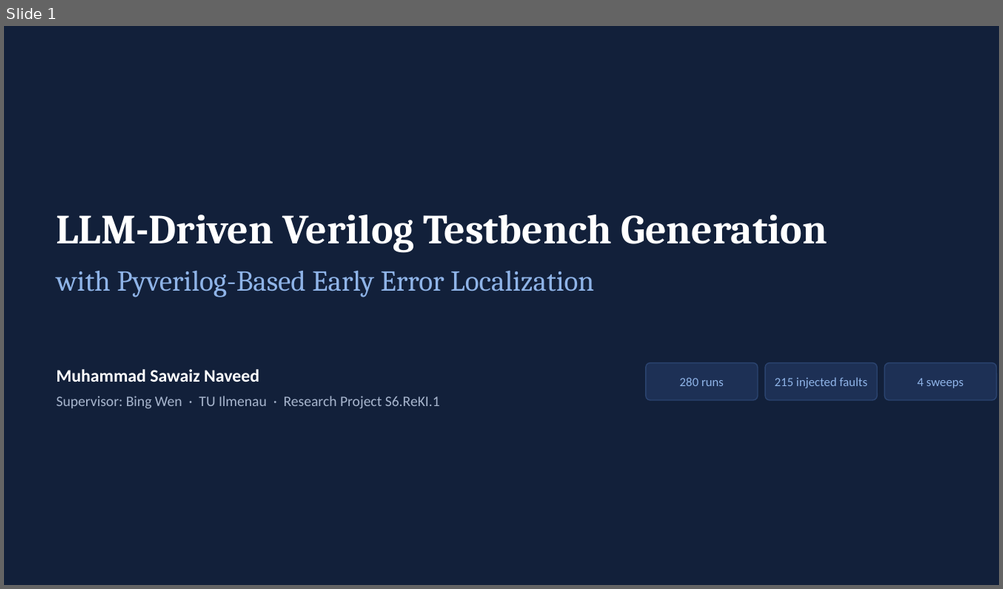
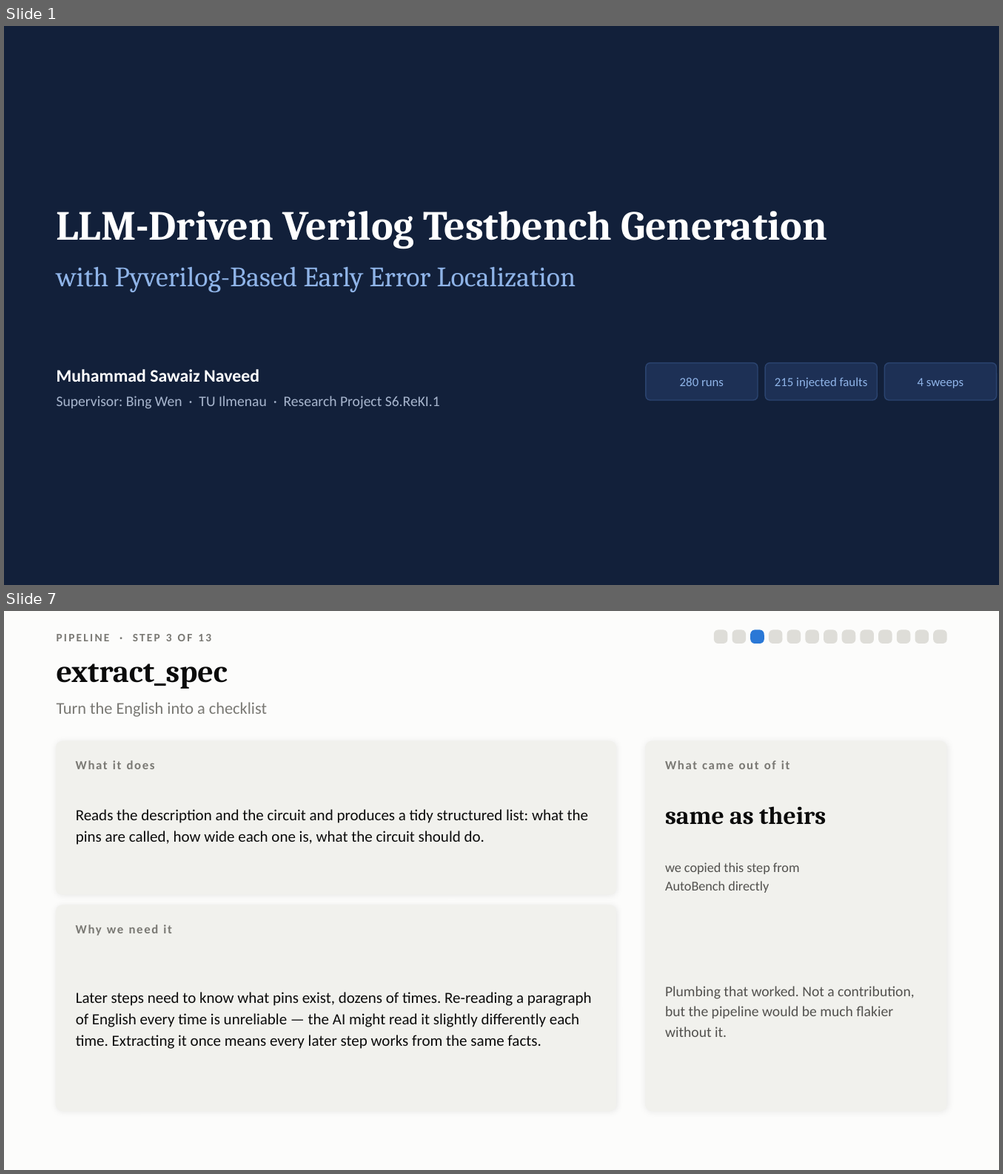
Before and after one commit to Sawaiz-zip/agentic-verilog-testbench, a slide deck: docs/presentation.pptx. Shown one above the other, each under a label of ours: slide 1 before the commit, slides 1 and 7 after it; the slides between them are not shown. The pictures are 1003x589 and 1003x1174 pixels, drawn with LibreOffice and Linux fonts; fonts in the diff are those of the drawing. Boxes give left, top, right and bottom in pixels: in the first picture for what was removed or moved away, otherwise in the second. Text is boxed around its words. In the diff, an @@ line names an element or a change of style, - is before the commit and + after.

```diff
--- a/docs/presentation.pptx
+++ b/docs/presentation.pptx
@@ slide 7 added at (4,611,999,1170), background #FCFCFB @@
@@ rounded rectangle added at (714,630,727,643), fill #DEDDD8, outline #DEDDD8 1 pt @@
@@ rounded rectangle added at (733,630,745,643), fill #DEDDD8, outline #DEDDD8 1 pt @@
@@ rounded rectangle added at (751,630,763,643), fill #2A78D6, outline #2A78D6 1 pt @@
@@ rounded rectangle added at (769,630,782,643), fill #DEDDD8, outline #DEDDD8 1 pt @@
@@ rounded rectangle added at (788,630,800,643), fill #DEDDD8, outline #DEDDD8 1 pt @@
@@ rounded rectangle added at (805,630,818,643), fill #DEDDD8, outline #DEDDD8 1 pt @@
@@ rounded rectangle added at (824,630,836,643), fill #DEDDD8, outline #DEDDD8 1 pt @@
@@ rounded rectangle added at (842,630,854,643), fill #DEDDD8, outline #DEDDD8 1 pt @@
@@ rounded rectangle added at (860,630,874,643), fill #DEDDD8, outline #DEDDD8 1 pt @@
@@ rounded rectangle added at (879,630,891,643), fill #DEDDD8, outline #DEDDD8 1 pt @@
@@ rounded rectangle added at (897,630,910,643), fill #DEDDD8, outline #DEDDD8 1 pt @@
@@ rounded rectangle added at (915,630,928,643), fill #DEDDD8, outline #DEDDD8 1 pt @@
@@ rounded rectangle added at (933,630,946,643), fill #DEDDD8, outline #DEDDD8 1 pt @@
@@ text added at (57,634,211,641), 11 pt, text #7A7974, bold @@
+PIPELINE · STEP 3 OF 13
@@ text added at (57,664,227,689), 30 pt, text #0B0B0B, bold @@
+extract_spec
@@ text added at (57,702,267,717), 16 pt, text #7A7974 @@
+Turn the English into a checklist
@@ rounded rectangle added at (57,741,616,894), fill #F1F1ED, outline #F1F1ED 1 pt @@
@@ rounded rectangle added at (646,741,946,1111), fill #F1F1ED, outline #F1F1ED 1 pt @@
@@ text added at (76,760,155,769), 12 pt, text #7A7974, bold @@
+What it does
@@ text added at (665,760,790,769), 12 pt, text #7A7974, bold @@
+What came out of it
@@ text added at (76,809,588,845), 15 pt, text #0B0B0B @@
+Reads the description and the circuit and produces a tidy structured list: what the pins are called, how wide each one is, what the circuit should do.
@@ text added at (665,806,825,825), 24 pt, text #0B0B0B, bold @@
+same as theirs
@@ text added at (665,863,800,893), 13 pt, text #52514E @@
+we copied this step from
+AutoBench directly
@@ rounded rectangle added at (57,906,616,1111), fill #F1F1ED, outline #F1F1ED 1 pt @@
@@ text added at (76,925,172,936), 12 pt, text #7A7974, bold @@
+Why we need it
@@ text added at (665,986,914,1037), 14 pt, text #52514E @@
+Plumbing that worked. Not a contribution, but the pipeline would be much flakier without it.
@@ text added at (76,992,592,1049), 15 pt, text #0B0B0B @@
+Later steps need to know what pins exist, dozens of times. Re-reading a paragraph of English every time is unreliable — the AI might read it slightly differently each time. Extracting it once means every later step works from the same facts.
@@ slide 1 changed as well @@
@@ text "LLM-Driven Verilog Testbench Generation": place and size @@
-text "LLM-Driven Verilog Testbench Generation" at (57,215,827,253)
+text "LLM-Driven Verilog Testbench Generation" at (57,211,827,249)
@@ text "with Pyverilog-Based Early Error Localization" at (57,266,575,293): size 28 to 27 pt @@
```
Also in this commit, not shown: 6 other slides changed, 16 other slides added, 19 slides removed, 3 other files.
